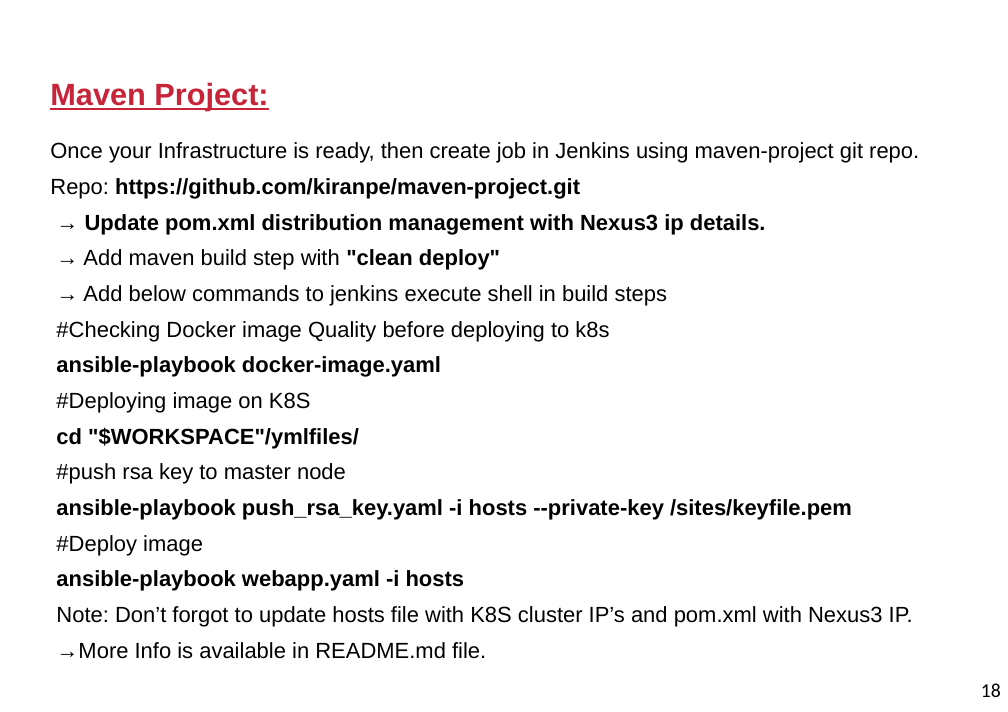
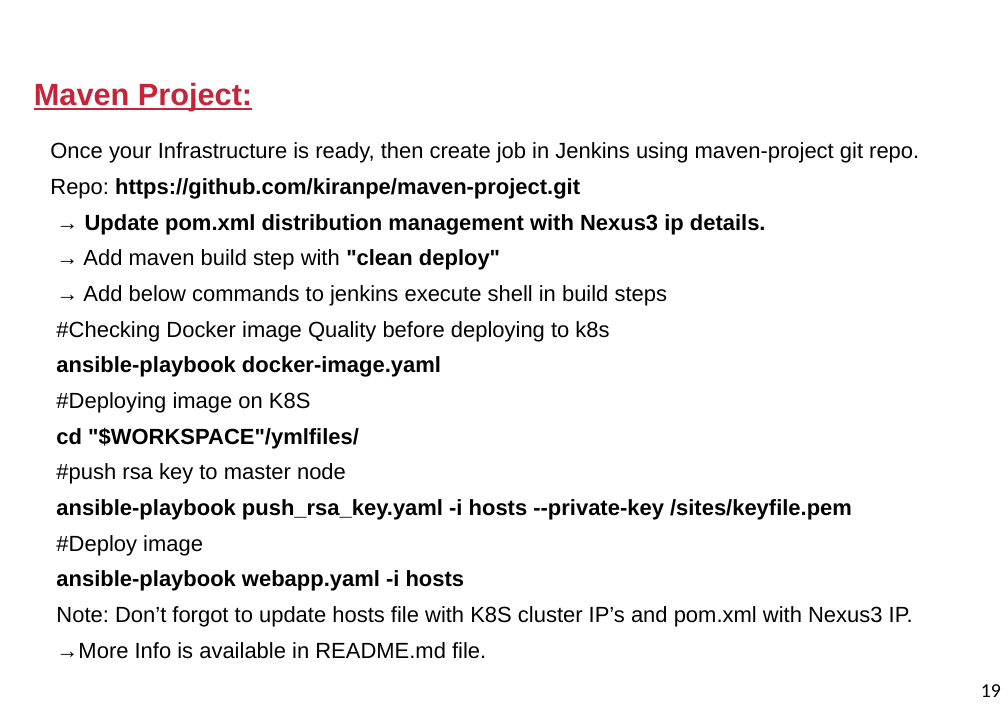
Before and after one commit to kiranpe/DevOpsCloud, a slide deck: slide 19 of DevOpsDoc.pptx (slide 18 before the commit). Drawn at 1008x712 pixels with LibreOffice and Linux fonts; fonts in the diff are those of the drawing; background and template pictures are left out. Boxes give left, top, right and bottom in pixels: in the first picture for what was removed or moved away, otherwise in the second. Text is boxed around its words. In the diff, an @@ line names an element or a change of style, - is before the commit and + after.

```diff
--- a/DevOpsDoc.pptx
+++ b/DevOpsDoc.pptx
@@ title "Maven Project:": place and size @@
-title "Maven Project:" at (50,82,268,111)
+title "Maven Project:" at (34,82,252,111)
@@ page number at (981,684,1001,697): text changed @@
-18
+19
```
Also in this commit, not shown: 15 other slides changed, 1 slide added.
